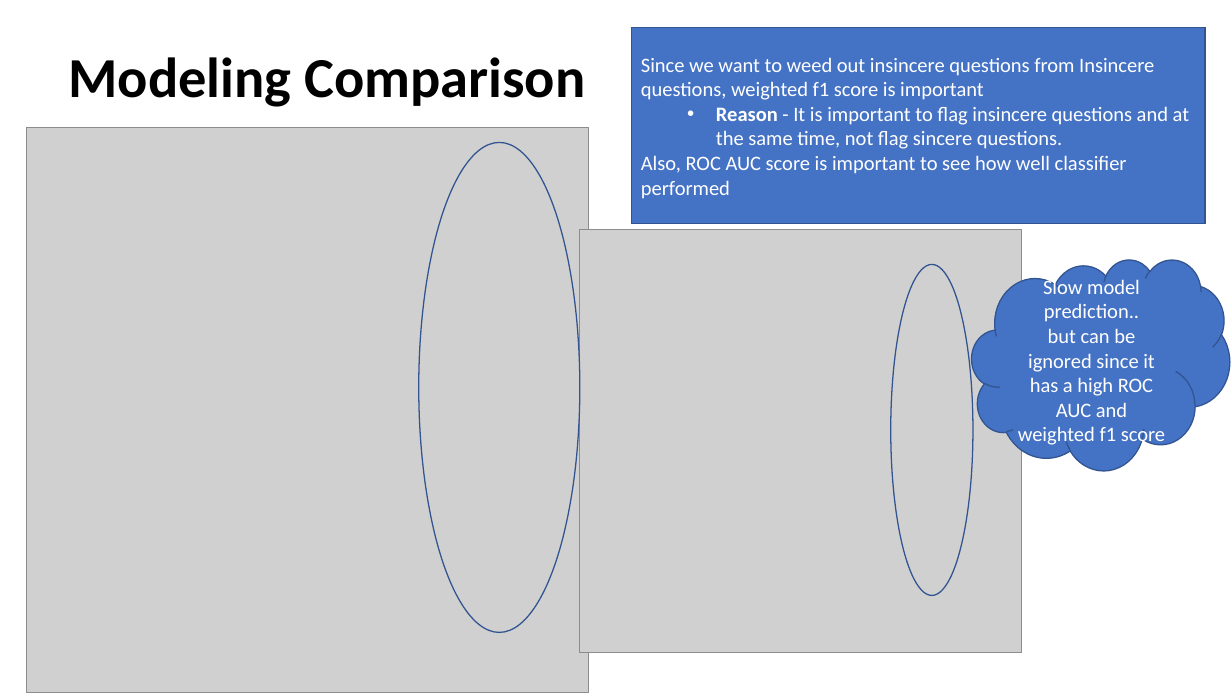
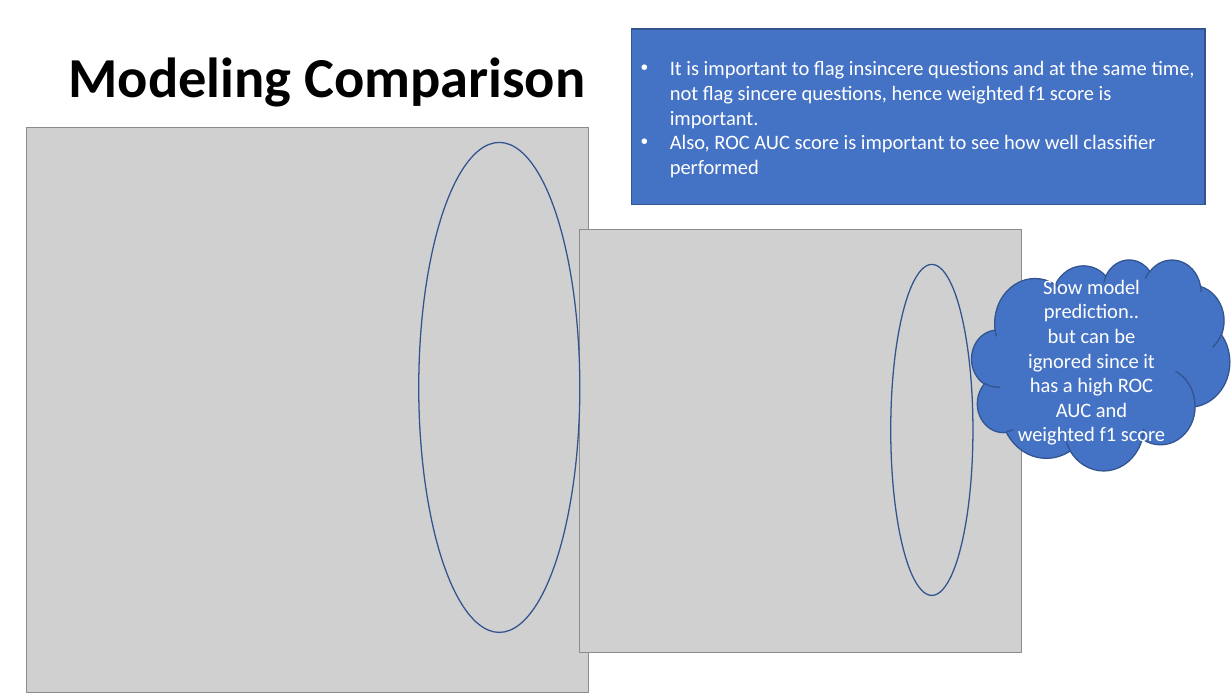
Before and after one commit to shalin4788/Springboard-Do-not-refer-, a slide deck: slide 11 of Capstone Two/reports/Capstone_Presentation.pptx. Drawn at 1232x693 pixels with LibreOffice and Linux fonts; fonts in the diff are those of the drawing; grey boxes stand for pictures. Boxes give left, top, right and bottom in pixels: in the first picture for what was removed or moved away, otherwise in the second. Text is boxed around its words. In the diff, an @@ line names an element or a change of style, - is before the commit and + after.

```diff
--- a/Capstone Two/reports/Capstone_Presentation.pptx
+++ b/Capstone Two/reports/Capstone_Presentation.pptx
@@ rectangle "It is important to flag ..." resized from (x1=632, y1=27, x2=1205, y2=224) to (x1=632, y1=30, x2=1205, y2=205) @@
@@ text in rectangle at (x1=670, y1=60, x2=1195, y2=129): text changed @@
-Since we want to weed out insincere questions from Insincere questions, weighted f1 score is important
-  • Reason - It is important to flag insincere questions and at the same time, not flag sincere questions.
+• It is important to flag insincere questions and at the same time, not flag sincere questions, hence weighted f1 score is important.
@@ text in rectangle at (x1=670, y1=134, x2=1155, y2=178): bullet none to • @@
```
Also in this commit, not shown: 4 other slides changed.
